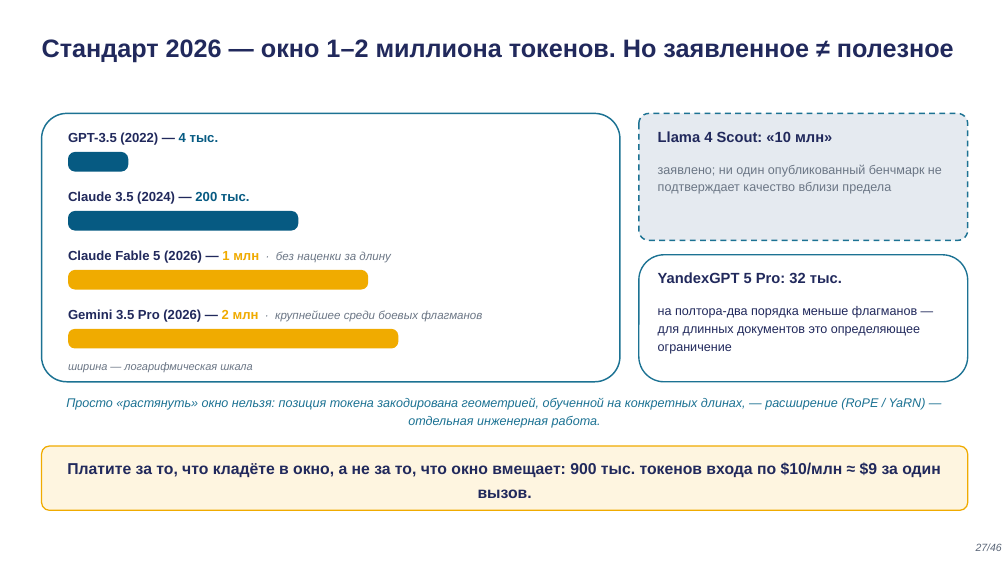
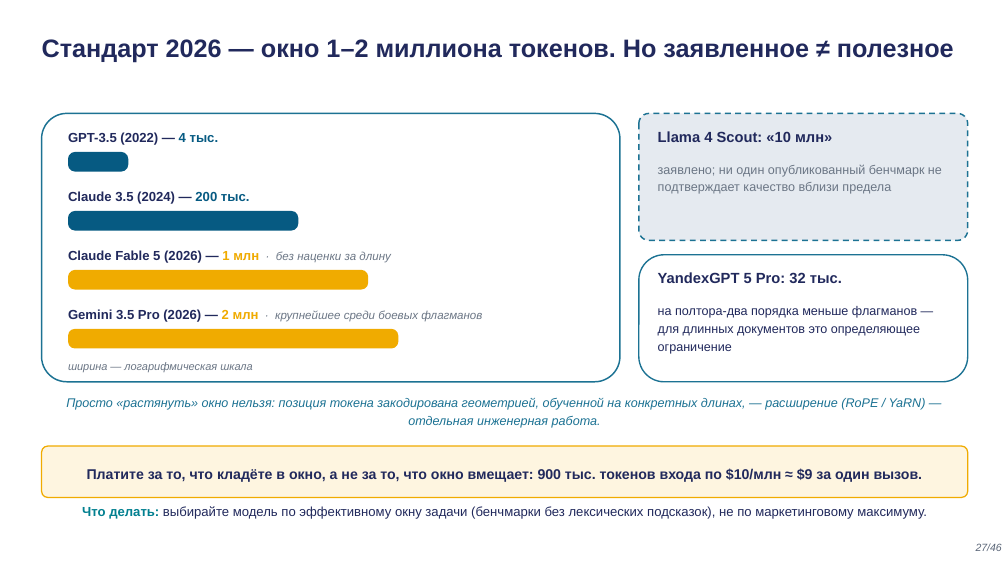
Before and after one commit to tellina-study/AI-usage-lessons, a slide deck: slide 27 of library/lectures/lec-02/rendered/lec-02.pptx. Drawn at 1008x567 pixels with LibreOffice and Linux fonts; fonts in the diff are those of the drawing. Boxes give left, top, right and bottom in pixels: in the first picture for what was removed or moved away, otherwise in the second. Text is boxed around its words. In the diff, an @@ line names an element or a change of style, - is before the commit and + after.

```diff
--- a/library/lectures/lec-02/rendered/lec-02.pptx
+++ b/library/lectures/lec-02/rendered/lec-02.pptx
@@ rounded rectangle: place and size @@
-rounded rectangle at bbox=[42, 446, 968, 510]
+rounded rectangle at bbox=[42, 446, 968, 498]
@@ text "Платите за то, что кладёте ..." at bbox=[87, 468, 923, 482]: size 15 to 13.5 pt @@
@@ text added at bbox=[82, 506, 927, 519], 12.5 pt, text #21295C @@
+Что делать: выбирайте модель по эффективному окну задачи (бенчмарки без лексических подсказок), не по маркетинговому максимуму.
```
Also in this commit, not shown: 7 other slides changed, 12 other files.
